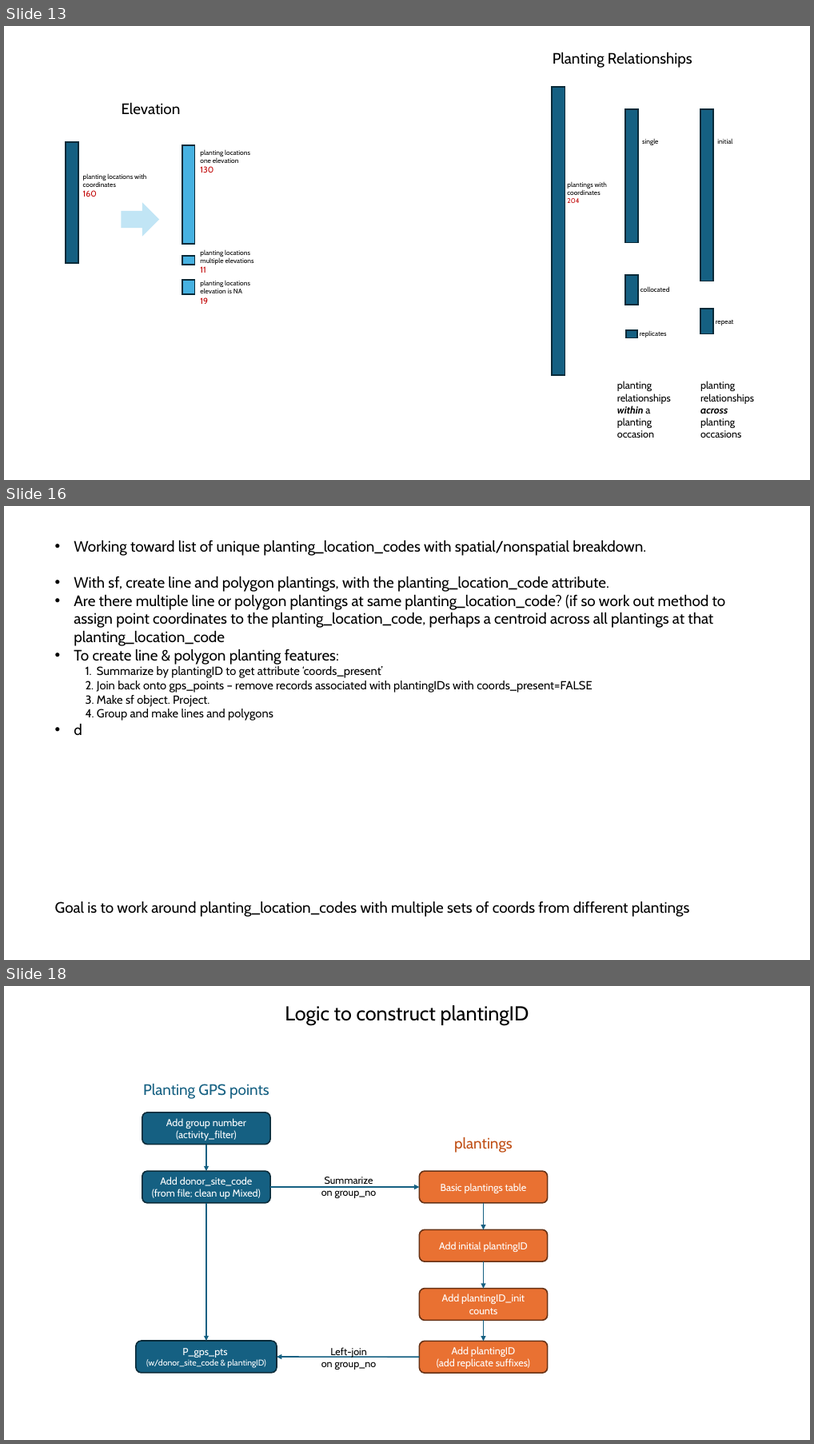
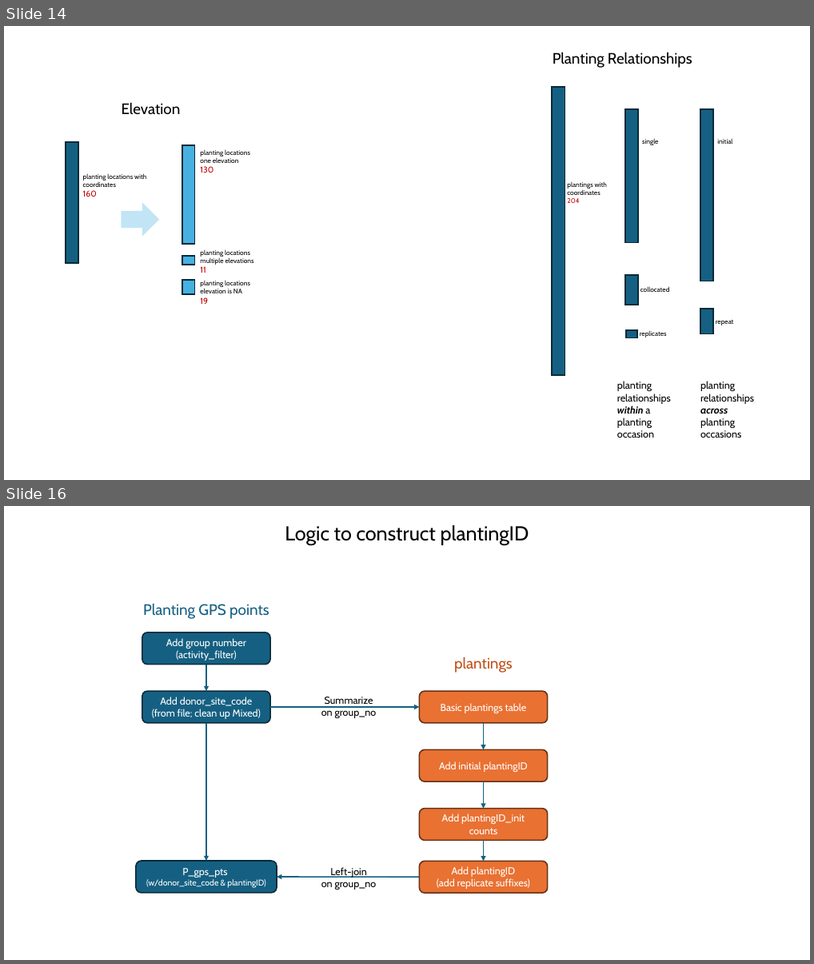
Before and after one commit to WA-Nearshore/seagrass-restoration-processing, a slide deck: docs/seagrass_restoration_storymap_notes.pptx. Shown one above the other, each under a label of ours: slides 13, 16 and 18 before the commit, slides 14 and 16 after it; the slides between them are not shown. The pictures are 814x1444 and 814x964 pixels, drawn with LibreOffice and Linux fonts; fonts in the diff are those of the drawing. Boxes give left, top, right and bottom in pixels: in the first picture for what was removed or moved away, otherwise in the second. Text is boxed around its words. In the diff, an @@ line names an element or a change of style, - is before the commit and + after.

```diff
--- a/docs/seagrass_restoration_storymap_notes.pptx
+++ b/docs/seagrass_restoration_storymap_notes.pptx
@@ slide 16 removed at [4,506,810,960], background #FFFFFF @@
@@ text removed at [74,540,726,720] @@
-• Working toward list of unique planting_location_codes with spatial/nonspatial breakdown.
-• With sf, create line and polygon plantings, with the planting_location_code attribute.
-• Are there multiple line or polygon plantings at same planting_location_code? (if so work out method to assign point coordinates to the planting_location_code, perhaps a centroid across all plantings at that planting_location_code
-• To create line & polygon planting features:
-  1. Summarize by plantingID to get attribute ‘coords_present’
-  2. Join back onto gps_points – remove records associated with plantingIDs with coords_present=FALSE
-  3. Make sf object. Project.
-  4. Group and make lines and polygons
-• d
@@ text removed at [55,900,690,916] @@
-Goal is to work around planting_location_codes with multiple sets of coords from different plantings
@@ what was slide 13 is now slide 14 @@
@@ what was slide 18 is now slide 16 @@
```
Also in this commit, not shown: 2 slides changed, 4 slides added, 5 other slides removed, 1 other file.
